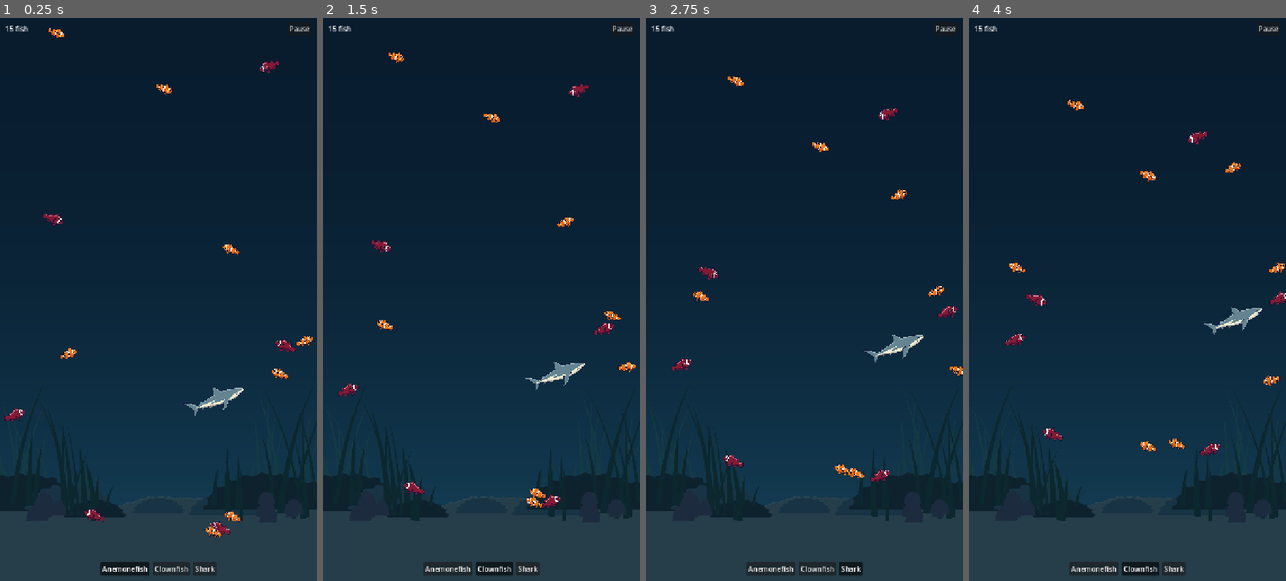
Above: before the commit, frames 1-4 (left to right).
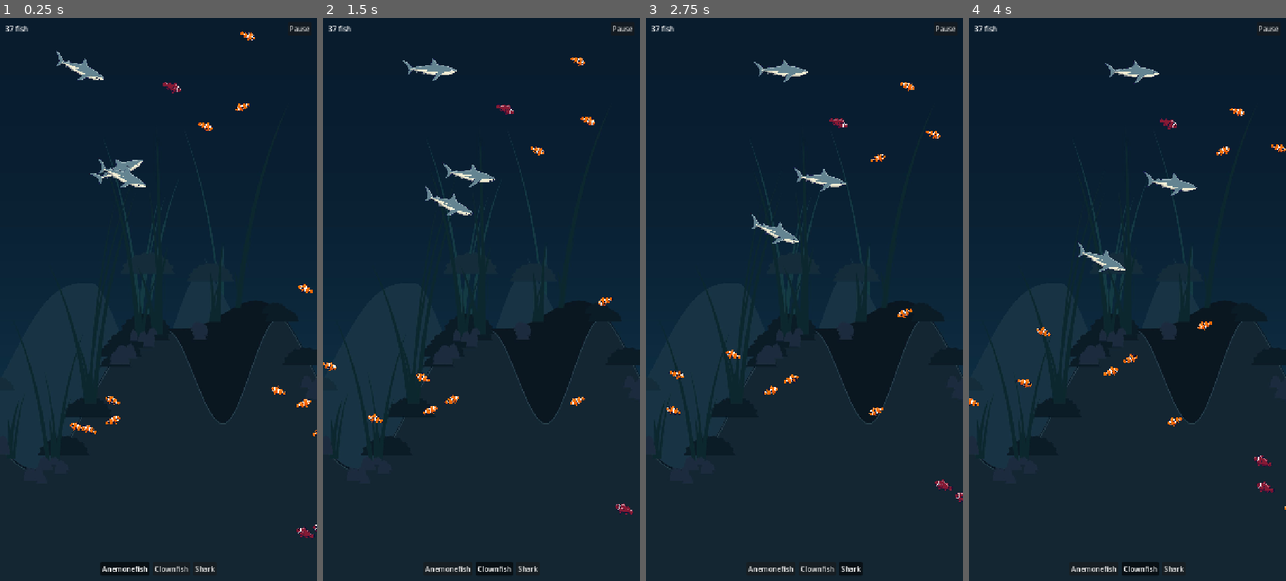
Above: after the commit, the same moments.

Repository: dfoster42/aquariam_v2
Game: Godot game, scene res://scenes/main.tscn
Same seed, same stepped clock (60 frames per second), same inputs: the game is played once before the commit and once after it.
Inputs:
- Up to frame 1 (0.25 s): no input
- Up to frame 2 (1.5 s): click "Anemonefish" at 0.5 s; click "Clownfish" at 1.25 s
- Up to frame 3 (2.75 s): click "Shark" at 2 s
- Up to frame 4 (4 s): click "Anemonefish" at 2.75 s; click "Clownfish" at 3.5 s

The runs differ from the first frame. In frame 1, 10% of the frame differs, in the area x 0-100%, y 1-93%; in frame 2, 10%; in frame 3, 10%; in frame 4, 11%, in the area x 0-100%, y 1-90%.

Commit message:
Make the tank a scrollable map with terrain
Closes #1.

The world is now 3240x2160 rather than 1080x1920 — several screens wide, with the
camera showing a portrait slice and panning across it. On a portrait phone that
frames about 37% of the map's width at the widest zoom, so there is somewhere to
pan to.

draw_background.py now draws terrain rather than a hem: a sea floor from layered
sine waves with ravines carved into it, a hazier ridge behind, rocks bedded into
the landform, and stands of kelp reaching up through the water column. It takes
--width and --height so the map and the art cannot drift apart.

Three passes to get it readable, each recorded in the module:
- Rocks must be darker than the floor they stand on, and the far ones drawn
  before the near floor. Drawn after it in a lighter tone they read as pale slabs
  lying on the landscape.
- A ravine needs darkness behind it. Cutting into the near floor just revealed
  the lighter ridge standing behind, and the cuts drew as pale spikes.
- Ravines need width and a smoothstep falloff. Narrow cuts with a squared falloff
  come to a point and read as cracks rather than canyons.

The background rubric's open_middle item is replaced by open_water. Keeping the
middle of the frame clear was right for a single-screen backdrop and wrong for a
map, where varied terrain across the width is the point. The constraint that
matters is unchanged — fish need open water to be seen against — and the judge
fails a frame that scenery fills. Changed deliberately in qa.py rather than waved
through with --force-qa.

Populations scale with the area: 20 clownfish, 14 anemonefish and 3 sharks to
start, capacities 46/34/12. The ecosystem test runs 120 births against 74 eaten
and settles at 84.

Verified on an iPhone 17 Pro simulator: the map renders, fish breed, and a swipe
pans across to different terrain.

Co-Authored-By: Claude Opus 5 <noreply@anthropic.com>

Diff:
--- a/resources/species/anemonefish.tres
+++ b/resources/species/anemonefish.tres
@@ -14,5 +14,5 @@
 maturity = 30.0
 breed_cooldown = 26.0
 breed_distance = 170.0
-capacity = 14
-starting_count = 6
+capacity = 34
+starting_count = 14
--- a/resources/species/clownfish.tres
+++ b/resources/species/clownfish.tres
@@ -14,5 +14,5 @@
 maturity = 25.0
 breed_cooldown = 22.0
 breed_distance = 170.0
-capacity = 18
-starting_count = 8
+capacity = 46
+starting_count = 20
--- a/resources/species/shark.tres
+++ b/resources/species/shark.tres
@@ -13,6 +13,5 @@
 size = 90.0
 sight = 150.0
 maturity = 40.0
-capacity = 8
-starting_count = 1
+capacity = 12
 eats = Array[ExtResource("1_ueko5")]([ExtResource("2_iwbeh"), ExtResource("3_hbhaa")])
--- a/scripts/aquarium.gd
+++ b/scripts/aquarium.gd
@@ -26,9 +26,10 @@
 ## res://...tres to .tres.remap and a filename scan would come back empty.
 @export var available_species: Array[FishSpecies] = []
 
-## The tank's size in world units, deliberately larger than a phone viewport so
-## that panning has somewhere to go.
-@export var tank_size: Vector2 = Vector2(1080, 1920)
+## The tank's size in world units — a map several screens wide, not one screen. The
+## camera shows a portrait slice of it and pans across; see tools/art/draw_background.py
+## for the terrain it is drawn against.
+@export var tank_size: Vector2 = Vector2(3240, 2160)
 
 ## Seconds between automatic saves. 0 disables them.
 ##
--- a/tools/generate_species.gd
+++ b/tools/generate_species.gd
@@ -17,15 +17,18 @@
 ##
 ## Capacities are set for what looks right on a phone, not for what the engine can carry:
 ## the tank fills to the sum of the prey capacities within a few minutes and holds there,
-## so those numbers are the population the player actually sees.
+## so those numbers are the population the player actually sees. They scale with the
+## world: the map is roughly 3.4x the area of the original single-screen tank, and the
+## camera shows about 40% of its width at once, so the same on-screen density needs
+## proportionally more fish in total.
 
 func _initialize() -> void:
 	var clownfish := _make("Clownfish", "res://assets/textures/clownfish.png", 80.0, 36.0, 240.0)
 	clownfish.maturity = 25.0
 	clownfish.breed_cooldown = 22.0
 	clownfish.breed_distance = 170.0
-	clownfish.capacity = 18
-	clownfish.starting_count = 8
+	clownfish.capacity = 46
+	clownfish.starting_count = 20
 	clownfish.lifespan = 1800.0
 	_save(clownfish, "clownfish")
 
@@ -33,8 +36,8 @@
 	anemonefish.maturity = 30.0
 	anemonefish.breed_cooldown = 26.0
 	anemonefish.breed_distance = 170.0
-	anemonefish.capacity = 14
-	anemonefish.starting_count = 6
+	anemonefish.capacity = 34
+	anemonefish.starting_count = 14
 	anemonefish.lifespan = 2100.0
 	_save(anemonefish, "anemonefish")
 
@@ -47,8 +50,8 @@
 	var shark := _make("Shark", "res://assets/textures/shark.png", 86.0, 90.0, 150.0)
 	shark.maturity = 40.0
 	shark.breed_distance = 0.0
-	shark.capacity = 8
-	shark.starting_count = 1
+	shark.capacity = 12
+	shark.starting_count = 3
 	shark.lifespan = 0.0
 	shark.eats = [
 		load("res://resources/species/clownfish.tres"),
Binary file changed: assets/textures/tank_background.jpg
Not shown, changed: README.md
Not shown, changed: tools/art/draw_background.py
Not shown, changed: tools/art/qa.py
